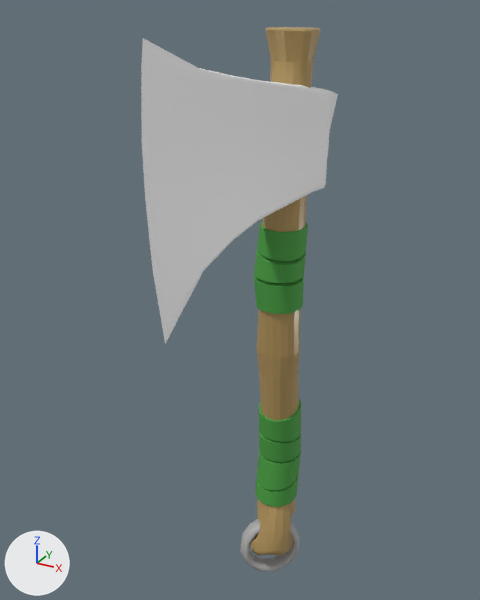
What one commit did to the FBX model Assets/DataFiles/Mesh/Axe/Axe_Top.fbx.
Before and after are seen from a camera (50 mm lens) standing at (0.316, -0.652, 0.708) and looking at (-0.032, -0.02, 0.391). The axes (+X, +Y, +Z) are drawn at lower left. The lights are the same throughout. Where no turn or scale is listed for an object, it has been applied to the vertices.

Objects in the first picture: 'Axe_Top'.
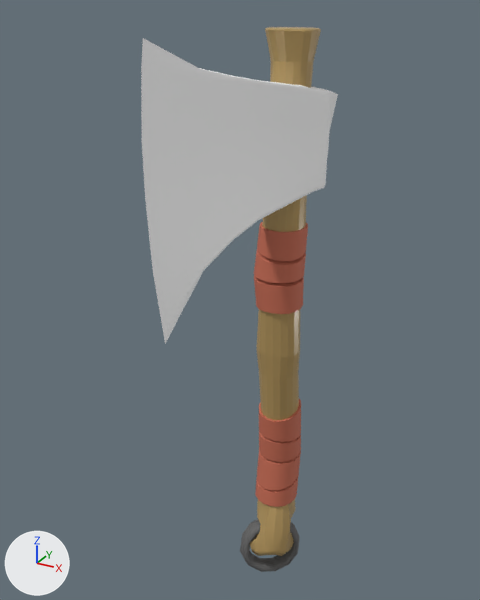
The edits, one by one:
Material 'bandage' (mat_bandage) is new.
Its base color is (0.543, 0.144, 0.0841) (orange #c36a52).
Its roughness is 0.749.
Material 'blinn5' (mat_blinn5) is new.
Its base color is (0.118, 0.118, 0.118) (dark grey #606060).
Its roughness is 0.749.
me_mesh has 957 vertices, 1910 faces and spans x -0.037..0.037, y -0.25..0.16, z -0.037..0.689.
me_mesh is used by ob_axe_top; location (0.0, 0.01, 0.0).
me_mesh part 1: all 192 faces that had it switch from mat_standardsurface1 (grey #aaaaaa) to mat_blinn5 (dark grey #606060).
me_mesh part 2: all 756 faces that had it switch from mat_blinn2 (green #469c40) to mat_bandage (orange #c36a52).

Changed parts and their boxes (x1, y1, x2, y2) in the pictures (480 x 600 px):
part 1 of me_mesh, recoloured
    both: (240, 519, 299, 572)
part 2 of me_mesh, recoloured
    both: (254, 222, 308, 507)
